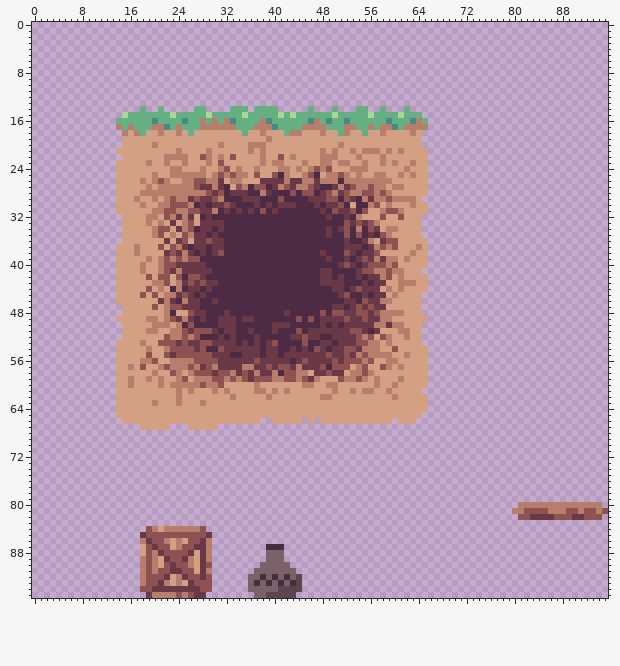
Edited in one commit: pixel-art file (wasd-movement/tileset.aseprite). The picture above is the old version.
96x96 pixels, 1 frame.
And afterwards:
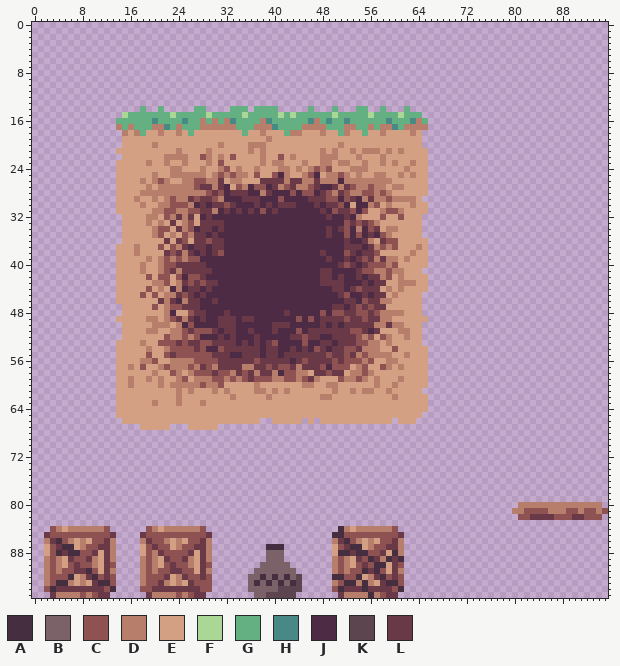
Palette (. is transparent): A #452e3f  B #7b6268  C #8f5252  D #b87e6c  E #d3a084  F #aad795  G #64b082  H #488885  J #4e2b45  K #5d4550  L #6a3948
Change:
The edit adds colour A in row 84 at x 51; in row 85 at x 50 to 51; in row 86 at x 4 and 52; in row 87 at x 5 to 6 and 53 to 54; in row 88 at x 4, 6 to 7, 51 to 52, 54 to 55 and 60; in row 89 at x 56, 59 and 61.
The edit adds colour A in row 90 at x 57 to 58; in row 91 at x 9, 55 and 57; in row 92 at x 6, 10, 50 to 51, 54 and 58; in row 93 at x 4 to 5, 11 to 12, 52 to 53, 55 and 59 to 60; in row 94 at x 3, 13, 51, 55 and 61; in row 95 at x 56.
The edit adds colour C in row 84 at x 3, 12 and 60; in row 85 at x 3 to 12 and 52 to 60; in row 86 at x 5, 10 to 11, 53 and 58 to 59; in row 87 at x 3, 9 to 10, 51 and 57 to 58; in row 88 at x 3, 8 to 9 and 56 to 57; in row 89 at x 3, 7 to 8, 51 and 55.
The edit adds colour C in row 90 at x 3, 6, 8 to 9, 13, 51, 54, 56 and 61; in row 91 at x 3, 5 to 6, 10, 51, 53 to 54 and 58; in row 92 at x 3 to 5, 11, 13, 52 to 53, 59 and 61; in row 93 at x 3, 13, 51 and 61; in row 94 at x 2, 12, 50 and 60; in row 95 at x 8, 10 and 58.
The edit adds colour D in row 84 at x 4, 6 to 11, 52 and 54 to 59; in row 86 at x 2, 6, 8, 13, 50, 54, 56 and 61; in row 87 at x 8, 13, 56 and 61; in row 88 at x 13 and 61; in row 89 at x 2, 4, 10, 13, 50, 52 and 58; in row 90 at x 2, 4, 10, 50 and 52.
The edit adds colour D in row 91 at x 2, 4, 13, 50, 52 and 61; in row 92 at x 2, 8 and 56; in row 93 at x 2, 6, 8, 50, 54 and 56; in row 95 at x 4 to 7, 9, 52 to 55 and 57.
The edit adds colour E in row 84 at x 5 and 53; in row 86 at x 7, 9, 55 and 57; in row 87 at x 2, 7, 50 and 55; in row 88 at x 2, 11, 50 and 59; in row 89 at x 5, 11 and 53; in row 90 at x 5, 11, 53 and 59.
The edit adds colour E in row 91 at x 11 and 59; in row 92 at x 7 and 55; in row 93 at x 7, 9 and 57.
The edit adds colour L in row 85 at x 2, 13 and 61; in row 86 at x 3, 12, 51 and 60; in row 87 at x 4, 11 to 12, 52 and 59 to 60; in row 88 at x 5, 10, 12, 53 and 58; in row 89 at x 6, 9, 12, 54, 57 and 60; in row 90 at x 7, 12, 55 and 60.
The edit adds colour L in row 91 at x 7 to 8, 12, 56 and 60; in row 92 at x 9, 12, 57 and 60; in row 93 at x 10 and 58; in row 94 at x 4 to 11, 52 to 54 and 56 to 59; in row 95 at x 3, 11 to 12, 51 and 59 to 60.
Boxes around the changes in both pictures, in picture pixels (x1, y1, x2, y2):
added: (44, 526, 116, 598)
added: (332, 526, 404, 598)
